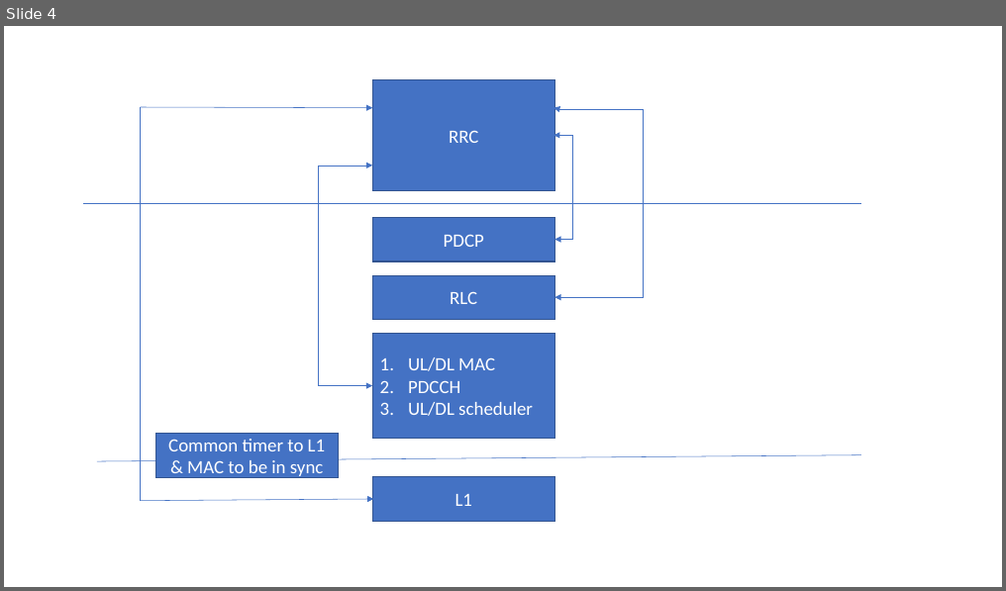
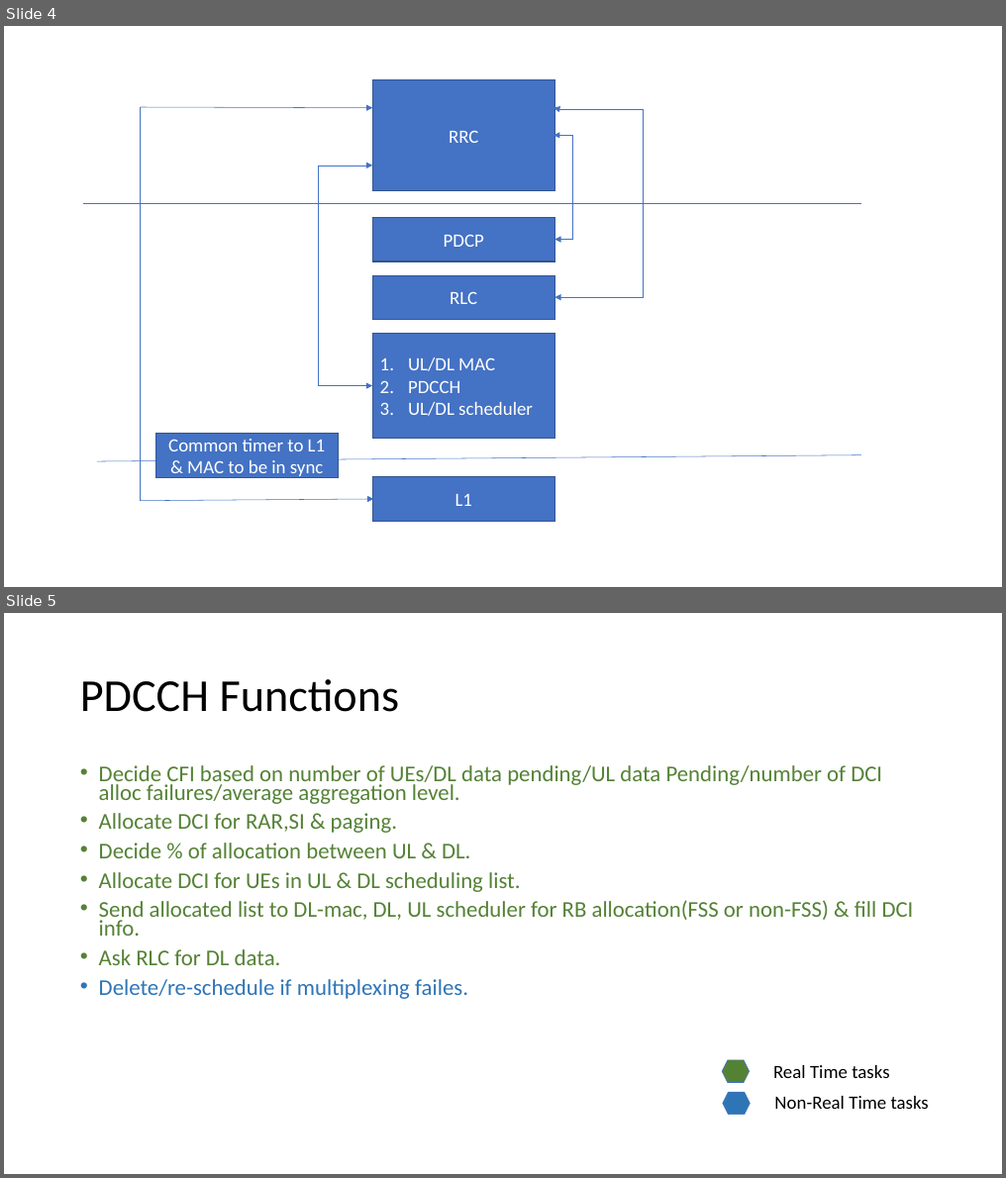
Before and after one commit to BharathTS007/openLteMac, a slide deck: Doc/openlte_MAC_ARCH_.pptx. Shown one above the other, each under a label of ours: slide 4 before the commit, slides 4 and 5 after it. The pictures are 1006x591 and 1006x1178 pixels, drawn with LibreOffice and Linux fonts; fonts in the diff are those of the drawing. Boxes give left, top, right and bottom in pixels: in the first picture for what was removed or moved away, otherwise in the second. Text is boxed around its words. In the diff, an @@ line names an element or a change of style, - is before the commit and + after.

Commit message:
[framework] adding openLteMac files document
Change description:
    1. Added functionality of openlte modules.
    2. Updated "Time_bounded_processing" slide.

```diff
--- a/Doc/openlte_MAC_ARCH_.pptx
+++ b/Doc/openlte_MAC_ARCH_.pptx
@@ slide 5 added at bbox=[4, 613, 1002, 1174], background #FFFFFF @@
@@ title added at bbox=[80, 679, 400, 712], 44 pt, text #000000 @@
+PDCCH Functions
@@ text added at bbox=[99, 765, 914, 999], 21.7 pt, text #548235 @@
+• Decide CFI based on number of UEs/DL data pending/UL data Pending/number of DCI alloc failures/average aggregation level.
+• Allocate DCI for RAR,SI & paging.
+• Decide % of allocation between UL & DL.
+• Allocate DCI for UEs in UL & DL scheduling list.
+• Send allocated list to DL-mac, DL, UL scheduler for RB allocation(FSS or non-FSS) & fill DCI info.
+• Ask RLC for DL data.
+• Delete/re-schedule if multiplexing failes.
@@ hexagon added at bbox=[722, 1060, 748, 1083], fill #548235, outline #4472C4 0.5 pt @@
@@ text added at bbox=[773, 1065, 889, 1078], 18 pt, text #000000 @@
+Real Time tasks
@@ hexagon added at bbox=[723, 1092, 749, 1115], fill #2E75B6, outline #4472C4 0.5 pt @@
@@ text added at bbox=[774, 1096, 929, 1109], 18 pt, text #000000 @@
+Non-Real Time tasks
```
Also in this commit, not shown: 2 slides changed, 4 other slides added, 1 other file.
